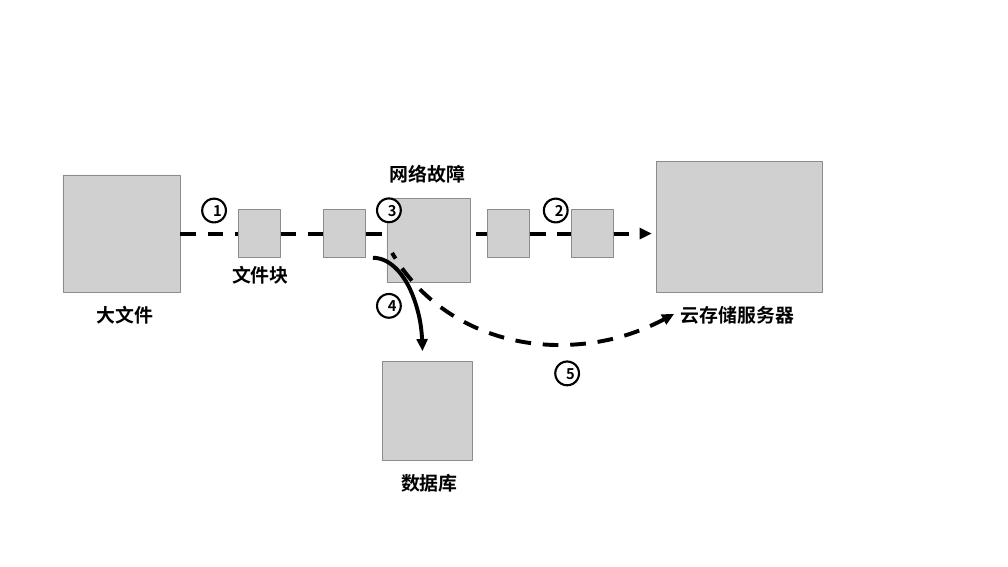
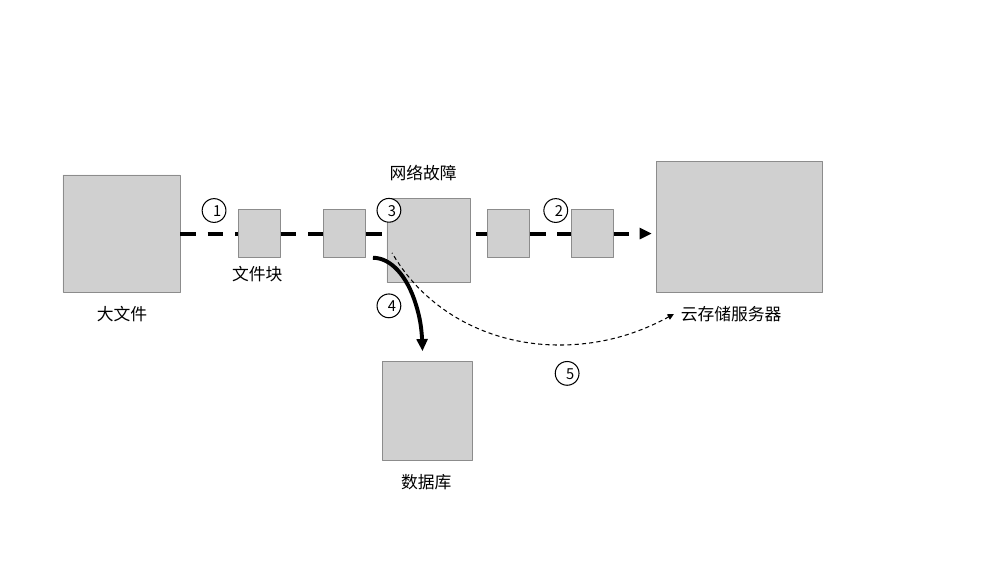
Before and after one commit to liuwu0225/Graduation-Thesis, a slide deck: slide 1 of 图/第三章-优化分析/大文件传输与断点续传01.pptx. Drawn at 1008x567 pixels with LibreOffice and Linux fonts; fonts in the diff are those of the drawing; grey boxes stand for pictures. Boxes give left, top, right and bottom in pixels: in the first picture for what was removed or moved away, otherwise in the second. Text is boxed around its words. In the diff, an @@ line names an element or a change of style, - is before the commit and + after.

```diff
--- a/图/第三章-优化分析/大文件传输与断点续传01.pptx
+++ b/图/第三章-优化分析/大文件传输与断点续传01.pptx
@@ arc (boxed as its full ellipse) at [296, 0, 860, 421]: outline #000000 3.75 pt dashed to #000000 1 pt dashed @@
@@ bold off; outline #000000 2 pt to #000000 1 pt in 5 elements at [202, 199, 225, 222], [544, 199, 567, 222], [377, 198, 401, 222], [377, 294, 401, 318], [555, 361, 578, 385] @@
@@ size 18 to 16 pt, bold off in 5 elements at [681, 306, 781, 322], [390, 165, 457, 181], [232, 266, 282, 282], [97, 306, 147, 322], [401, 474, 451, 490] @@
```
Also in this commit, not shown: 1 other slide changed, 21 other files.
